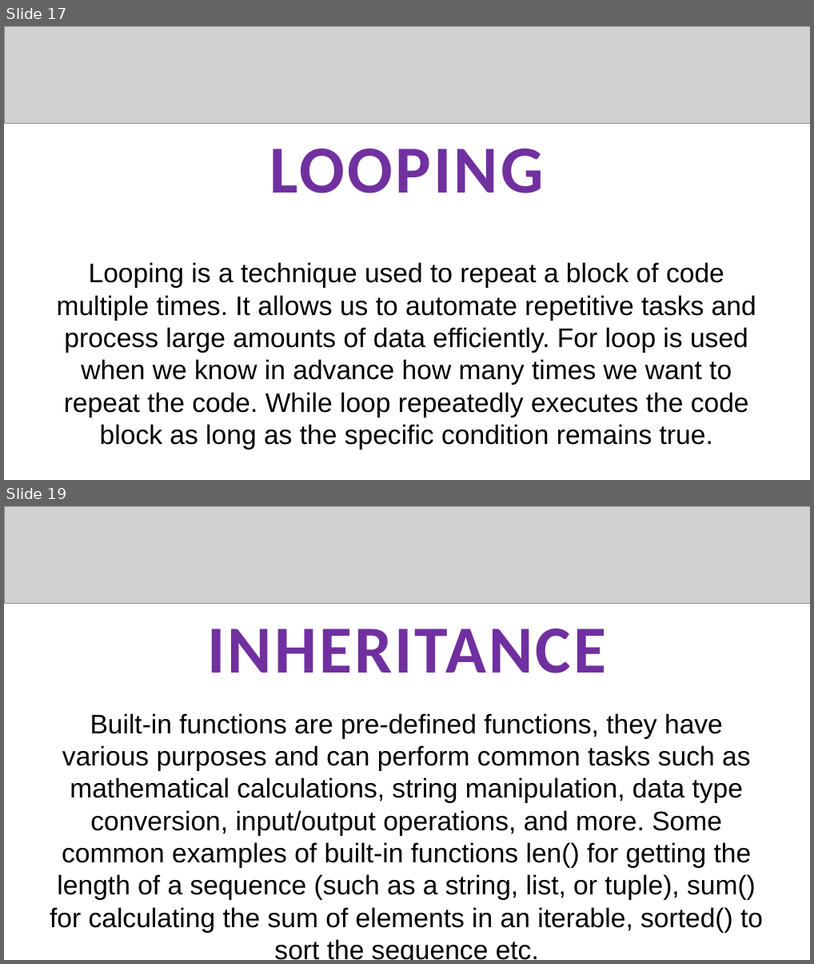
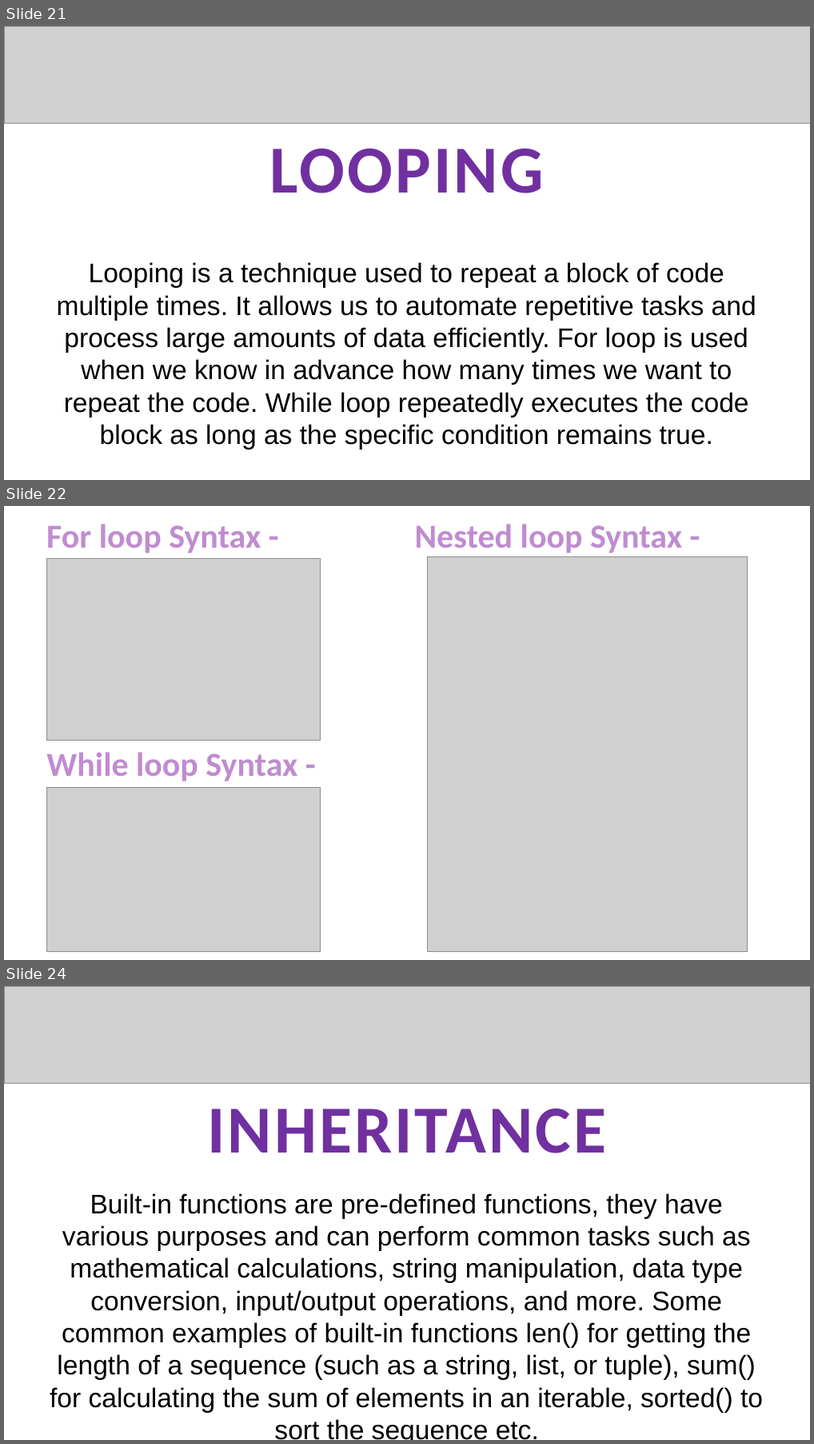
Before and after one commit to Ras-codes/Basic-Python-Data-Manipulation, a slide deck: Python Basic Data Manipulation Project Presentation.pptx. Shown one above the other, each under a label of ours: slides 17 and 19 before the commit, slides 21, 22 and 24 after it; the slides between them are not shown. The pictures are 814x964 and 814x1444 pixels, drawn with LibreOffice and Linux fonts; fonts in the diff are those of the drawing; grey boxes stand for pictures. Boxes give left, top, right and bottom in pixels: in the first picture for what was removed or moved away, otherwise in the second. Text is boxed around its words. In the diff, an @@ line names an element or a change of style, - is before the commit and + after.

```diff
--- a/Python Basic Data Manipulation Project Presentation.pptx
+++ b/Python Basic Data Manipulation Project Presentation.pptx
@@ slide 22 added at (4,506,810,960), background #FFFFFF @@
@@ text added at (46,524,261,553), 40 pt, text #C08CD0, bold @@
+For loop Syntax -
@@ text added at (415,524,682,553), 40 pt, text #C08CD0, bold @@
+Nested loop Syntax -
@@ picture added at (47,558,320,740) @@
@@ picture added at (428,557,747,952) @@
@@ text added at (46,752,298,781), 40 pt, text #C08CD0, bold @@
+While loop Syntax -
@@ picture added at (47,788,320,952) @@
@@ what was slide 17 is now slide 21 @@
@@ what was slide 19 is now slide 24 @@
```
Also in this commit, not shown: 4 slides changed, 5 other slides added.
